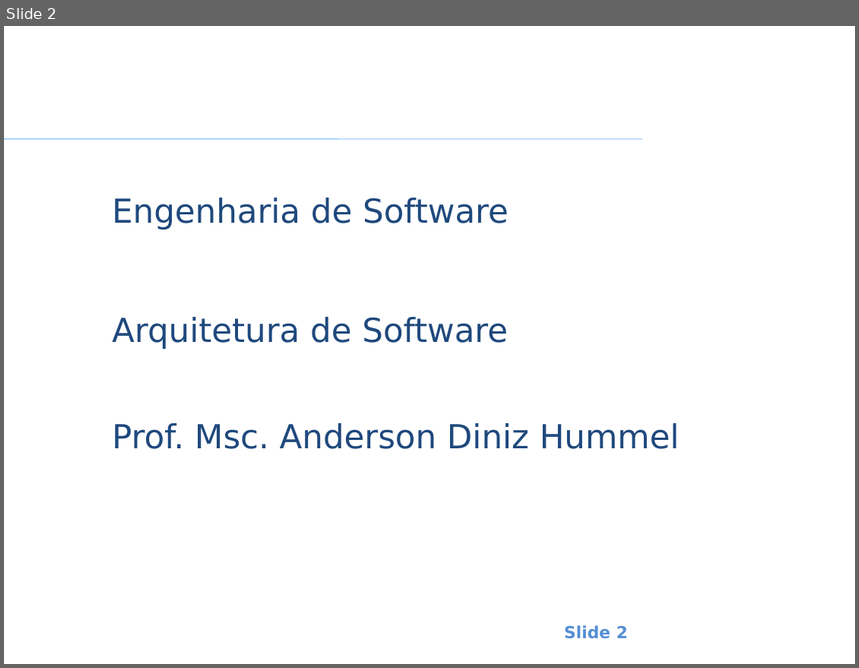
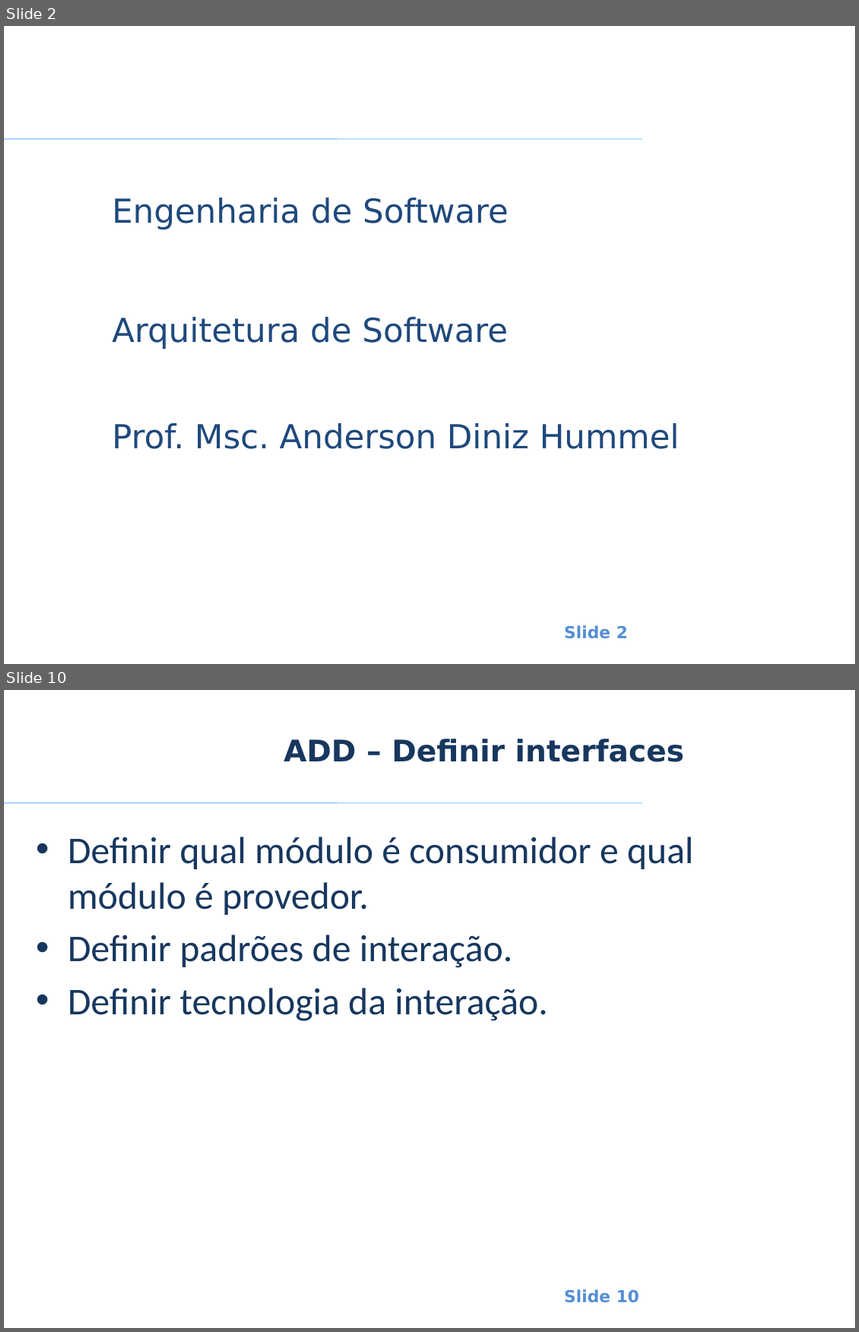
Before and after one commit to smrpuc/pos-fit-es10, a slide deck: Material Aulas/Arquitetura de Software/Aulas/ES - AS - Anderson Hummel - Aula 3 - 1 - Desenhando a Arquitetura - Attribute-Driven Design.pptx. Shown one above the other, each under a label of ours: slide 2 before the commit, slides 2 and 10 after it; the slides between them are not shown. The pictures are 859x668 and 859x1332 pixels, drawn with LibreOffice and Linux fonts; fonts in the diff are those of the drawing; background and template pictures are left out. Boxes give left, top, right and bottom in pixels: in the first picture for what was removed or moved away, otherwise in the second. Text is boxed around its words. In the diff, an @@ line names an element or a change of style, - is before the commit and + after.

```diff
--- a/Material Aulas/Arquitetura de Software/Aulas/ES - AS - Anderson Hummel - Aula 3 - 1 - Desenhando a Arquitetura - Attribute-Driven Design.pptx
+++ b/Material Aulas/Arquitetura de Software/Aulas/ES - AS - Anderson Hummel - Aula 3 - 1 - Desenhando a Arquitetura - Attribute-Driven Design.pptx
@@ slide 10 added at (4, 690, 855, 1328), background #FFFFFF; not listed: 2 template elements that a slide beside it also shows @@
@@ title added at (284, 739, 684, 762), 25.2 pt, text #17375E, bold @@
+ADD – Definir interfaces
@@ text added at (68, 837, 694, 1021), 32 pt, text #17375E @@
+• Definir qual módulo é consumidor e qual módulo é provedor.
+• Definir padrões de interação.
+• Definir tecnologia da interação.
```
Also in this commit, not shown: 6 slides changed, 4 other slides added, 20 slides removed, 1 other file.
